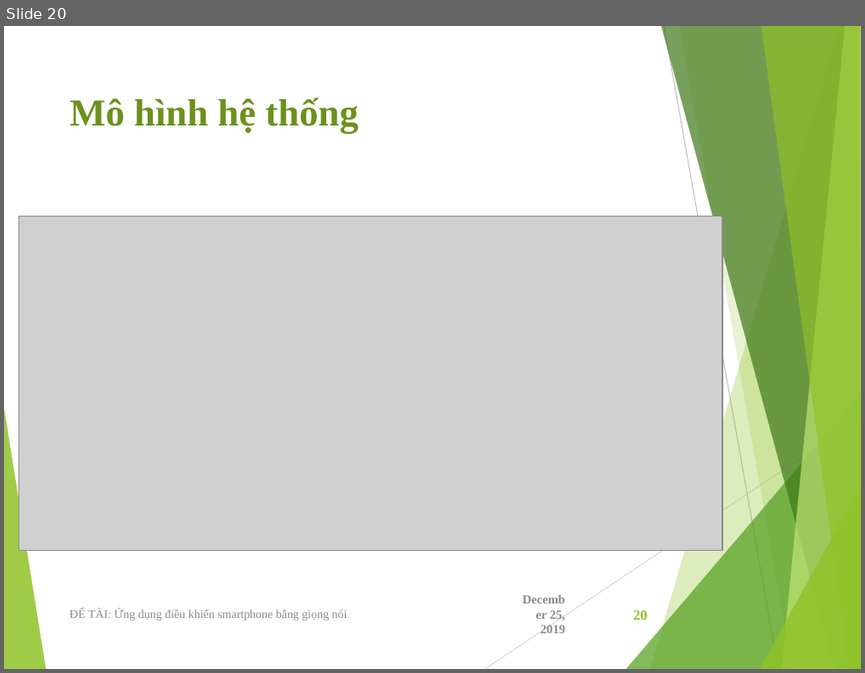
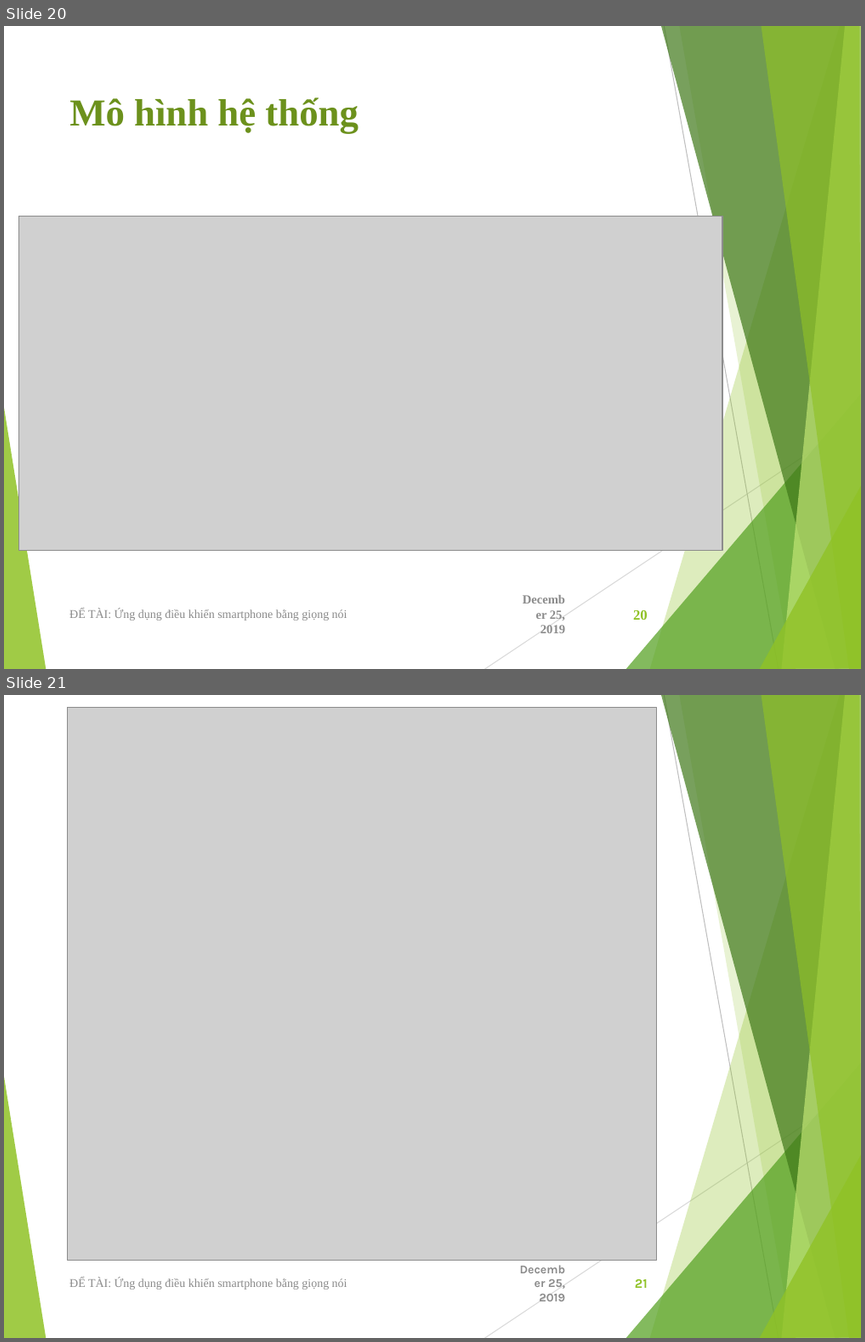
Before and after one commit to viet97/doandocs, a slide deck: DATN_Presentation.pptx. Shown one above the other, each under a label of ours: slide 20 before the commit, slides 20 and 21 after it. The pictures are 865x673 and 865x1342 pixels, drawn with LibreOffice and Linux fonts; fonts in the diff are those of the drawing; grey boxes stand for pictures. Boxes give left, top, right and bottom in pixels: in the first picture for what was removed or moved away, otherwise in the second. Text is boxed around its words. In the diff, an @@ line names an element or a change of style, - is before the commit and + after.

Commit message:
done

```diff
--- a/DATN_Presentation.pptx
+++ b/DATN_Presentation.pptx
@@ slide 21 added at bbox=[4, 695, 861, 1338], background #FFFFFF; not listed: 10 template elements that a slide beside it also shows @@
@@ picture added at bbox=[68, 708, 657, 1260] @@
@@ text added at bbox=[69, 1277, 347, 1289], 10 pt, text #8C8C8C @@
+ĐỂ TÀI: Ứng dụng điều khiển smartphone bằng giọng nói
@@ text added at bbox=[539, 1279, 565, 1301], 10 pt, text #8C8C8C, bold @@
+December 25, 2019
@@ page number added at bbox=[635, 1279, 647, 1287], 11 pt, text #90C226, bold @@
+21
```
Also in this commit, not shown: 1 slide removed.
